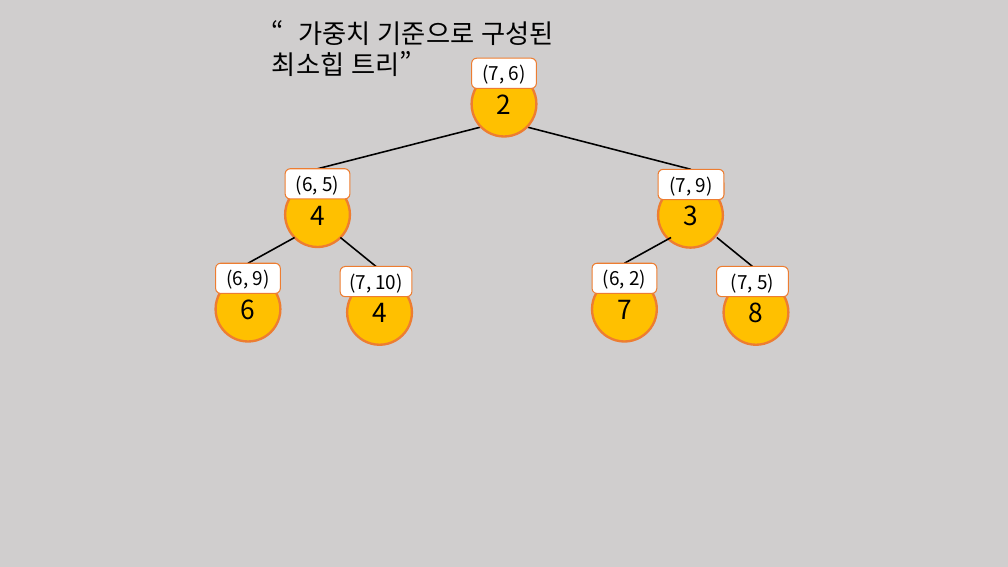
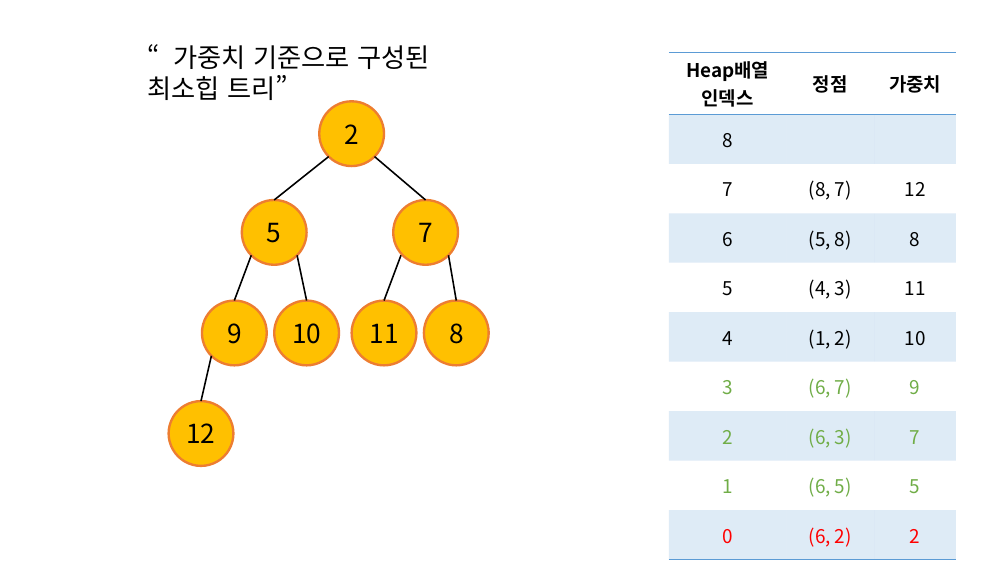
Before and after one commit to comedu20/graph_algorithm, a slide deck: slide 20 of 예제 5_6번/프리젠테이션3.pptx (slide 13 before the commit). Drawn at 1008x567 pixels with LibreOffice and Linux fonts; fonts in the diff are those of the drawing. Boxes give left, top, right and bottom in pixels: in the first picture for what was removed or moved away, otherwise in the second. Text is boxed around its words. In the diff, an @@ line names an element or a change of style, - is before the commit and + after.

```diff
--- a/예제 5_6번/프리젠테이션3.pptx
+++ b/예제 5_6번/프리젠테이션3.pptx
@@ background #D0CECE to #FFFFFF @@
@@ text "“가중치 기준으로 구성된 최소힙 트리”": place and size @@
-text "“가중치 기준으로 구성된 최소힙 트리”" at box(272, 21, 554, 76)
+text "“가중치 기준으로 구성된 최소힙 트리”" at box(147, 45, 429, 100)
@@ rounded rectangle removed at box(472, 58, 537, 88) @@
-(7, 6)
@@ table added at box(669, 52, 956, 551), 10 rows, 3 columns @@
+Heap배열 / 인덱스 | 정점 | 가중치
+8 |  | 
+7 | (8, 7) | 12
+6 | (5, 8) | 8
+5 | (4, 3) | 11
+4 | (1, 2) | 10
+3 | (6, 7) | 9
+2 | (6, 3) | 7
+1 | (6, 5) | 5
+0 | (6, 2) | 2
@@ ellipse "2": place and size @@
-ellipse "2" at box(472, 72, 537, 137)
+ellipse "2" at box(319, 101, 384, 166)
@@ line removed from (527, 127) to (691, 169) @@
@@ line moved from (295, 237) - (248, 263) to (329, 157) - (274, 200) @@
@@ rounded rectangle removed at box(285, 169, 350, 199) @@
-(6, 5)
@@ line moved from (481, 127) - (318, 169) to (374, 157) - (426, 200) @@
@@ rounded rectangle removed at box(658, 169, 724, 200) @@
-(7, 9)
@@ ellipse added at box(242, 200, 307, 265), fill #FFC000, outline #ED7D31 2.25 pt, 25 pt, text #000000 @@
+5
@@ ellipse removed at box(285, 182, 350, 247) @@
-4
@@ ellipse "7": place and size @@
-ellipse "7" at box(592, 277, 657, 342)
+ellipse "7" at box(393, 200, 458, 265)
@@ ellipse removed at box(658, 183, 723, 248) @@
-3
@@ line removed from (671, 237) to (625, 263) @@
@@ line removed from (717, 237) to (752, 267) @@
@@ line added from (251, 256) to (234, 301), #000000 1.5 pt @@
@@ line added from (297, 256) to (307, 301), #000000 1.5 pt @@
@@ rounded rectangle removed at box(340, 267, 412, 297) @@
-(7, 10)
@@ line moved from (340, 237) - (376, 267) to (401, 256) - (384, 301) @@
@@ line added from (448, 256) to (457, 301), #000000 1.5 pt @@
@@ rounded rectangle removed at box(592, 263, 657, 293) @@
-(6, 2)
@@ rounded rectangle removed at box(717, 267, 789, 297) @@
-(7, 5)
@@ ellipse removed at box(216, 277, 281, 342) @@
-6
@@ ellipse removed at box(347, 280, 412, 345) @@
-4
@@ ellipse "9": place and size @@
-ellipse "9" at box(216, 263, 281, 293)
+ellipse "9" at box(202, 301, 267, 366)
@@ ellipse "9" at box(202, 301, 267, 366): rounded rectangle to ellipse; fill #FFFFFF to #FFC000; outline #ED7D31 1 pt to #ED7D31 2.25 pt @@
@@ text in ellipse at box(227, 323, 242, 344): text changed; size 18 to 25 pt @@
-(6, 9)
+9
@@ ellipse added at box(274, 301, 340, 366), fill #FFC000, outline #ED7D31 2.25 pt, 25 pt, text #000000 @@
+10
@@ ellipse added at box(352, 301, 417, 366), fill #FFC000, outline #ED7D31 2.25 pt, 25 pt, text #000000 @@
+11
@@ ellipse "8": place and size @@
-ellipse "8" at box(724, 280, 789, 345)
+ellipse "8" at box(424, 301, 489, 366)
@@ line added from (212, 356) to (201, 402), #000000 1.5 pt @@
@@ ellipse added at box(169, 402, 234, 467), fill #FFC000, outline #ED7D31 2.25 pt, 25 pt, text #000000 @@
+12
```
Also in this commit, not shown: 22 other slides changed, 5 slides added, 1 slide removed, 41 other files.
